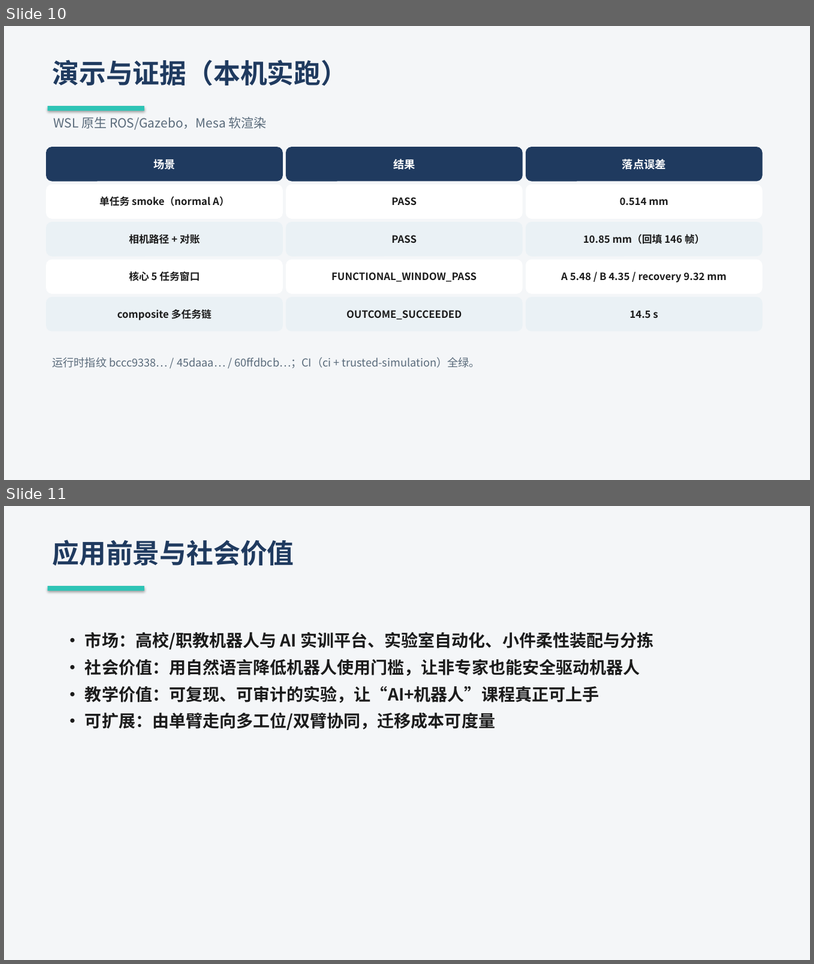
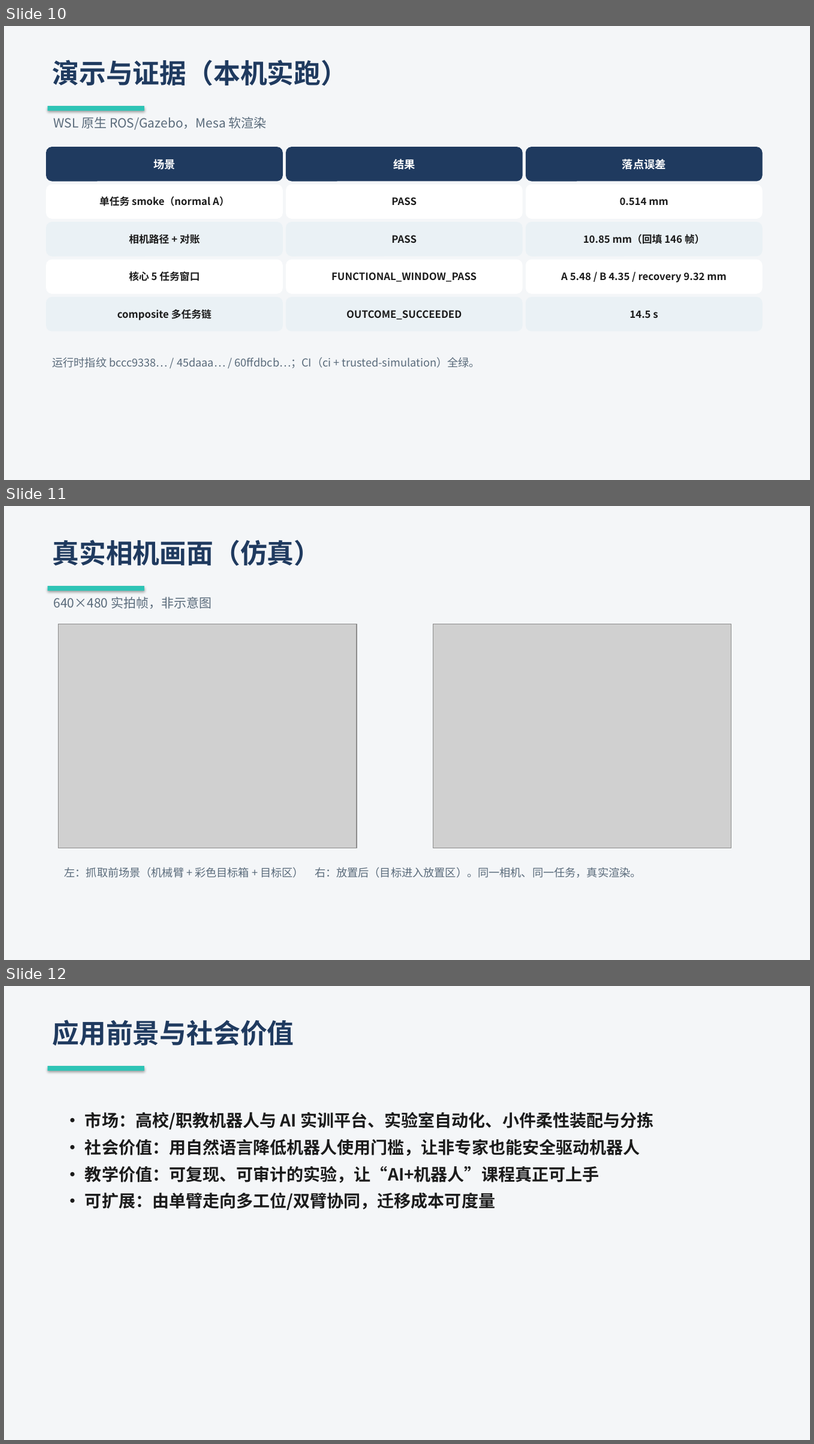
Before and after one commit to Yenefa/flexcell, a slide deck: competition/iyaic-2026/SUBMISSION/创意组_AgenticFlex_展示PPT.pptx. Shown one above the other, each under a label of ours: slides 10 and 11 before the commit, slides 10, 11 and 12 after it. The pictures are 814x964 and 814x1444 pixels, drawn with LibreOffice and Linux fonts; fonts in the diff are those of the drawing; grey boxes stand for pictures. Boxes give left, top, right and bottom in pixels: in the first picture for what was removed or moved away, otherwise in the second. Text is boxed around its words. In the diff, an @@ line names an element or a change of style, - is before the commit and + after.

Commit message:
docs(competition): frame slide in PPT, defence script, packaging tool
- PPT v2: 13 slides, adds a real 640x480 camera-frame slide (before/after)
  rendered from the actual simulation run.
- 答辩逐字稿.md: timed <=8 min script + anticipated Q&A and honest claim policy.
- package.py: builds the official-named zip (创意组+河南+school+project+category+team),
  validates required files, warns on remaining placeholders.
- SUBMISSION/README: index updated.

```diff
--- a/competition/iyaic-2026/SUBMISSION/创意组_AgenticFlex_展示PPT.pptx
+++ b/competition/iyaic-2026/SUBMISSION/创意组_AgenticFlex_展示PPT.pptx
@@ slide 11 added at (4,506,810,960), background #FFFFFF @@
@@ rectangle added at (4,506,810,960), fill #F4F6F8 @@
@@ text added at (52,540,321,566), 32 pt, text #1F3A5F, bold @@
+真实相机画面（仿真）
@@ rectangle added at (48,586,144,591), fill #2EC4B6 @@
@@ text added at (53,597,212,609), 15 pt, text #5A6B7B @@
+640×480 实拍帧，非示意图
@@ picture added at (59,624,357,848) @@
@@ picture added at (434,624,732,848) @@
@@ text added at (65,867,642,877), 13 pt, text #5A6B7B @@
+左：抓取前场景（机械臂 + 彩色目标箱 + 目标区） 右：放置后（目标进入放置区）。同一相机、同一任务，真实渲染。
@@ what was slide 11 is now slide 12 @@
```
Also in this commit, not shown: 3 other files.
